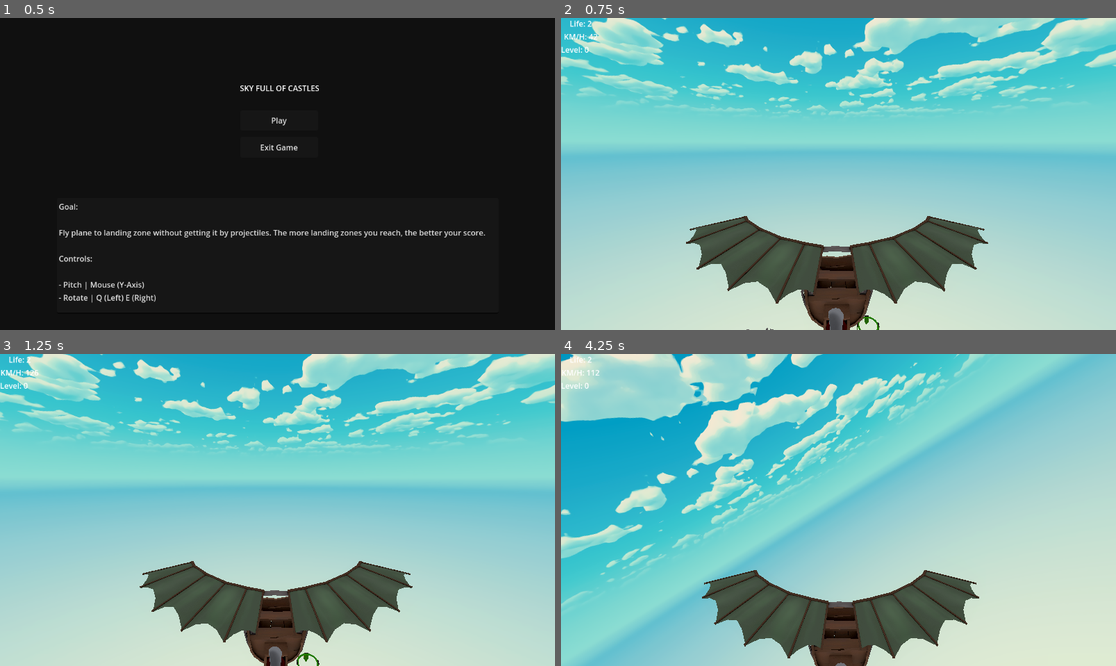
Above: before the commit, frames 1-4 (two rows, left to right).
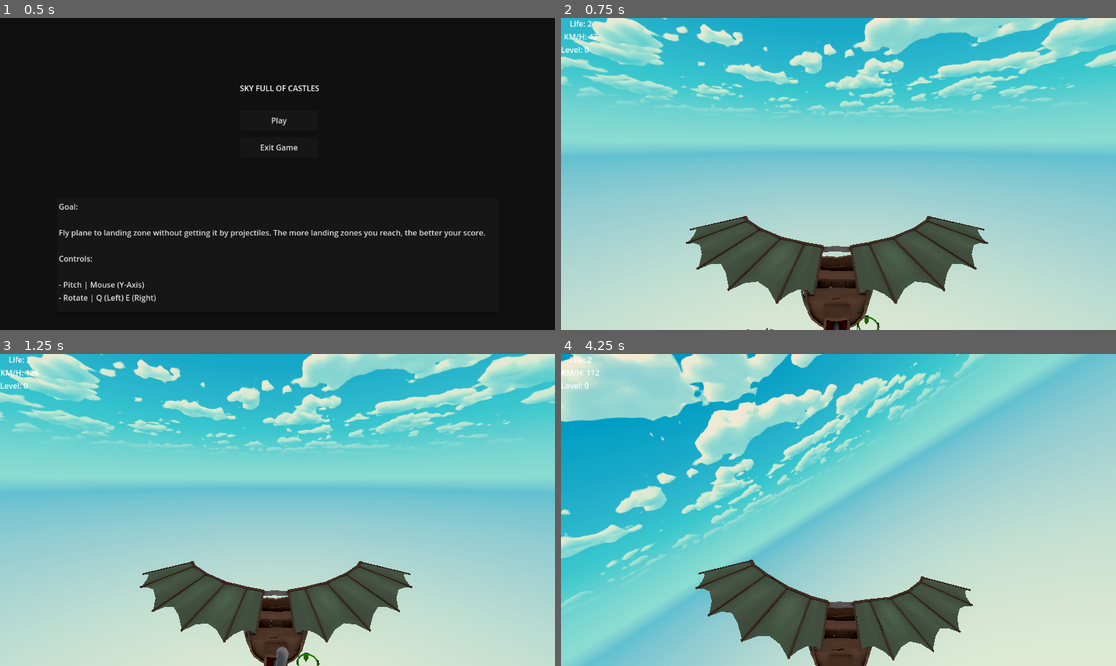
Above: after the commit, the same moments.

Repository: SimDubz/godot_gamejam_01
Game: Godot game, scene res://scenes/main_menu.tscn
Two runs of this game, one before a commit and one after it. Both use one fixed random seed, a clock stepped at 60 frames per second and the inputs below.
Inputs (mouse positions are in pixels of both pictures, inside the frame that each line leads up to):
- Up to frame 1 (0.5 s): no input
- Up to frame 2 (0.75 s): click "Play" at 0.5 s
- Up to frame 3 (1.25 s): no input
- Up to frame 4 (4.25 s): tap Enter (ui_accept) at 1.25, 1.52, 2.27, 3.77 s; move the mouse to (866, 510) at 1.27 s; hold E (rotate_right) 1.28-2.03 s; move the mouse to (810, 510) at 2.02 s; hold Q (rotate_left) 2.03-2.78 s; move the mouse to (849, 503) at 2.77 s; hold E (rotate_right) from 2.78 s (still down); move the mouse to (832, 516) at 3.52 s

Frame 1 is identical in both runs. In frame 2, 0.2% of the frame differs, in the area x 48-51%, y 92-100%; in frame 3, 0.2%; in frame 4, 2.4%, in the area x 24-76%, y 65-100%.

Commit message:
adding anim script to plane scene

Diff:
--- a/assets/barrel_plane.tscn
+++ b/assets/barrel_plane.tscn
@@ -1,6 +1,7 @@
-[gd_scene load_steps=25 format=3 uid="uid://bcyokri8rejgf"]
+[gd_scene load_steps=26 format=3 uid="uid://bcyokri8rejgf"]
 
 [ext_resource type="PackedScene" uid="uid://dkv5ujniuk7co" path="res://arts/meshes/barrel_plane.glb" id="1_nbkau"]
+[ext_resource type="Script" path="res://scripts/barrel_plane_anims.gd" id="2_e407e"]
 [ext_resource type="Shader" path="res://arts/shaders/shader_base.gdshader" id="2_hrroo"]
 [ext_resource type="Shader" uid="uid://c18muo1npedx0" path="res://arts/shaders/shader_FireParticle.tres" id="2_km77f"]
 [ext_resource type="Texture2D" uid="uid://disa4s8mgn7y7" path="res://arts/textures/vfx/T_Voronoi.png" id="3_bkkpa"]
@@ -106,7 +107,9 @@
 material = SubResource("ShaderMaterial_e11jf")
 center_offset = Vector3(0, 0.25, 0)
 
-[node name="barrel_plane" instance=ExtResource("1_nbkau")]
+[node name="barrel_plane" node_paths=PackedStringArray("rig") instance=ExtResource("1_nbkau")]
+script = ExtResource("2_e407e")
+rig = NodePath("rig/Skeleton3D")
 
 [node name="model" parent="rig/Skeleton3D" index="0"]
 surface_material_override/0 = SubResource("ShaderMaterial_b120k")
Not shown: 2 places in assets/barrel_plane.tscn that only renumber resources
